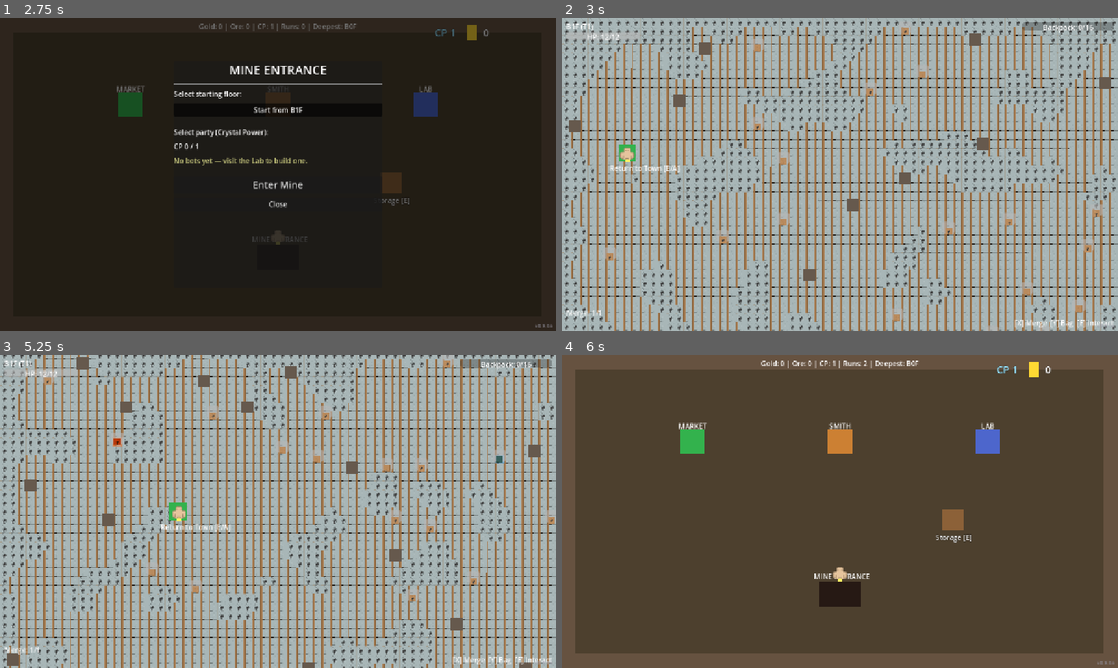
Above: before the commit, frames 1-4 (two rows, left to right).
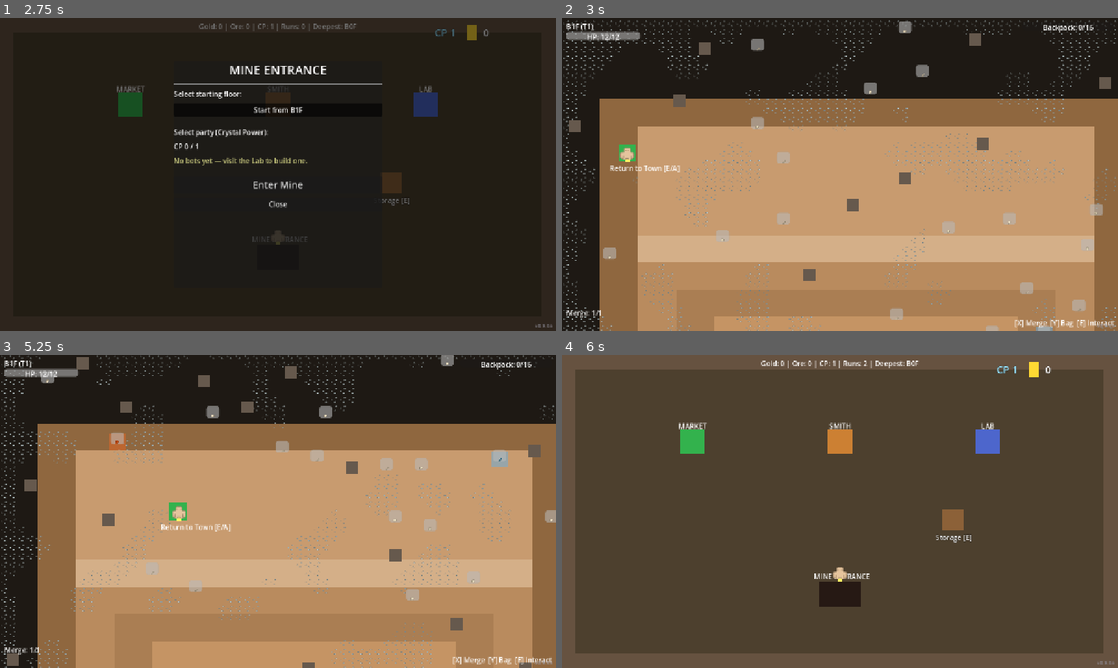
Above: after the commit, the same moments.

Repository: eddiebajaj/myne
Game: Godot game, scene res://scenes/town/town.tscn
Two runs of this game, one before a commit and one after it. Both use one fixed random seed, a clock stepped at 60 frames per second and the inputs below.
Inputs (mouse positions are in pixels of both pictures, inside the frame that each line leads up to):
- Up to frame 1 (2.75 s): tap Enter (ui_accept) at 0.5, 0.77 s; move the mouse to (400, 158) at 0.52 s; hold D (move_right) 0.53-1.25 s; tap Space (action_a) at 0.6 s; click (400, 158) at 0.67 s; click "Start from B1F" at 1.25 s; click "Start from B1F" at 2 s
- Up to frame 2 (3 s): click "Enter Mine" at 2.75 s
- Up to frame 3 (5.25 s): tap Enter (ui_accept) at 3.5, 4.25 s; drag from (166, 527) to (66, 489) at 3.52 s; move the mouse to (333, 442) at 4.27 s; hold D (move_right) 4.28-5 s; tap Tab (action_y) at 4.35 s; click "Enter Mine" at 5 s
- Up to frame 4 (6 s): tap Enter (ui_accept) at 5.75 s; drag from (812, 574) to (739, 533) at 5.77 s

Frame 1 is identical in both runs. In frame 2, 95% of the frame differs, in the area x 0-100%, y 0-100%; in frame 3, 94%; in frame 4, nothing differs.

Commit message:
Revert "Fix Kenney tile coords + floor tiling bug + ore halo size"
This reverts commit 5a660db5a90400619b09c8e036306097b686fa25.

Diff:
--- a/scripts/dungeon/floor_generator.gd
+++ b/scripts/dungeon/floor_generator.gd
@@ -796,14 +796,11 @@
 	rect.size = Vector2(32, 32)
 	rect.position = Vector2(-16, -16)
 	root.add_child(rect); rect.owner = root
-	# Mineral glow — sized just a bit larger than the 16px Kenney ore sprite
-	# so the tint reads as a halo, not a big rectangle behind a small gem
-	# (Sprint 9 post-playtest: old 38×38 halo looked like a "rectangle" framing
-	# the small 16px sprite).
+	# Mineral glow (slightly larger, behind sprite)
 	var glow := ColorRect.new()
 	glow.name = "MineralGlow"
-	glow.size = Vector2(22, 22)
-	glow.position = Vector2(-11, -11)
+	glow.size = Vector2(38, 38)
+	glow.position = Vector2(-19, -19)
 	glow.visible = false
 	glow.show_behind_parent = true
 	root.add_child(glow); glow.owner = root
--- a/scripts/dungeon/mining_floor_controller.gd
+++ b/scripts/dungeon/mining_floor_controller.gd
@@ -57,17 +57,11 @@
 	## entities / player but above the dark ColorRect Background. The ColorRect
 	## stays as a fallback — if the atlas fails to load, the dark color shows
 	## through unchanged.
-	##
-	## Sprint 9 post-playtest: use extract_tile_as_texture (standalone
-	## ImageTexture) instead of AtlasTexture. TextureRect.STRETCH_TILE treats
-	## an AtlasTexture as a single stretched texture, producing "one big brown
-	## rectangle" — extracting the tile as its own ImageTexture lets STRETCH_TILE
-	## repeat the 16×16 pixels correctly across the floor.
-	var floor_tex: ImageTexture = SpriteUtil.extract_tile_as_texture(
+	var floor_atlas: AtlasTexture = SpriteUtil.load_atlas_region(
 		AssetPaths.CAVES_SHEET,
 		AssetPaths.tile_rect(AssetPaths.FLOOR_TILE["col"], AssetPaths.FLOOR_TILE["row"])
 	)
-	if floor_tex == null:
+	if floor_atlas == null:
 		return
 	# Push the fallback Background ColorRect below our textured layer so the
 	# tile texture actually covers it. ColorRect still shows through any gaps
@@ -77,7 +71,7 @@
 		bg_rect.z_index = -20
 	var bg_tex := TextureRect.new()
 	bg_tex.name = "FloorTileBackground"
-	bg_tex.texture = floor_tex
+	bg_tex.texture = floor_atlas
 	bg_tex.stretch_mode = TextureRect.STRETCH_TILE
 	bg_tex.texture_filter = CanvasItem.TEXTURE_FILTER_NEAREST
 	bg_tex.mouse_filter = Control.MOUSE_FILTER_IGNORE
--- a/scripts/util/asset_paths.gd
+++ b/scripts/util/asset_paths.gd
@@ -43,36 +43,36 @@
 const PLAYER_SPRITE := {"sheet": CHARACTER_SHEET, "col": 0, "row": 0}
 
 # Walls — caves sheet has solid grey stone-wall blocks in the mid-upper region.
-# Sprint 9 post-playtest: (6, 2) was hitting a decorative/transparent tile
-# (Eddie: "wall is transparent dots"). Picking (8, 3) — deep inside the solid
-# grey stone block, no edge caps, no decorations.
-# TUNE: Eddie — (9, 3) and (10, 3) are equivalent; (7, 3) and (8, 2) also work.
-const WALL_TILE := {"sheet": CAVES_SHEET, "col": 8, "row": 3}
+# Col 6, row 2 reads as a plain stone block (no top-edge cap) — works as a
+# generic wall face tile when tiled in any direction.
+# TUNE: Eddie — other clean options are (col 7, row 2) and (col 6, row 3).
+# Col 6, row 0-1 have top-edge highlights if you want a ceiling-capped look.
+const WALL_TILE := {"sheet": CAVES_SHEET, "col": 6, "row": 2}
 
 # Floor — plain brown/tan dirt floor tile from the floor grid.
-# Sprint 9 post-playtest: (6, 5) was in a transition area. Picking (12, 4),
-# which sits in the solid brown dirt region (cols 11-14, rows 3-5 are all
-# plain brown dirt, no edges or decoration).
-# TUNE: (11, 4), (13, 4), (12, 3) are all similar solid brown tiles.
-const FLOOR_TILE := {"sheet": CAVES_SHEET, "col": 12, "row": 4}
+# Col 6, row 5 is a solid dirt tile that tiles cleanly.
+# TUNE: (col 7, row 5) is similar; (col 4-5, row 8) is a cooler stone variant.
+const FLOOR_TILE := {"sheet": CAVES_SHEET, "col": 6, "row": 5}
 
 # Ores T1..T4 — keyed by OreData.id (matches _create_ore_types in
-# floor_generator.gd). Sprint 9 post-playtest: re-picked from the actual gem
-# cluster in the sheet. Gems sit in roughly cols 7-13, rows 8-9 — 8 distinct
-# small colored gem sprites. Mineral tints are still applied via `modulate`
-# on top of these sprites. Missing entries or load failures fall through to
-# the ColorRect fallback in ore_node.gd.
+# floor_generator.gd). Caves sheet has small ore-pebble sprites in the
+# top-left area (rows ~2-3) and colored gem sprites in the middle area
+# (rows ~7-8). Mineral tints are still applied via `modulate` on top of
+# these sprites. Missing entries or load failures fall through to the
+# ColorRect fallback in ore_node.gd.
 #
-# TUNE: Eddie — if a gem reads as the wrong colour on-screen, the tile coords
-# here are easier to swap than the sheet. Adjacent cells in the gem cluster
-# are all viable alternatives.
+# TUNE: Eddie — these coords are first-pass picks from eyeballing the
+# sheet preview. Rough regions:
+#   - col 0-2, row 2: grey / brown / yellow pebble clumps (T1–T2 fits)
+#   - col 5-8, row 7-8: colored gem sprites (T3–T4 flashier look)
+# Adjust (col, row) per ore to taste.
 const ORE_SPRITES := {
-	"iron":     {"sheet": CAVES_SHEET, "col": 8,  "row": 8},   # grey/silver gem
-	"copper":   {"sheet": CAVES_SHEET, "col": 10, "row": 9},   # orange/brown gem
-	"crystal":  {"sheet": CAVES_SHEET, "col": 9,  "row": 8},   # blue/cyan gem
-	"silver":   {"sheet": CAVES_SHEET, "col": 11, "row": 8},   # pale/white gem
-	"gold_ore": {"sheet": CAVES_SHEET, "col": 7,  "row": 9},   # yellow gem
-	"obsidian": {"sheet": CAVES_SHEET, "col": 13, "row": 9},   # dark/black gem
-	"diamond":  {"sheet": CAVES_SHEET, "col": 12, "row": 8},   # clear/white gem
-	"mythril":  {"sheet": CAVES_SHEET, "col": 11, "row": 9},   # purple/magenta gem
+	"iron":     {"sheet": CAVES_SHEET, "col": 0, "row": 2},  # grey pebble cluster
+	"copper":   {"sheet": CAVES_SHEET, "col": 1, "row": 2},  # brown/orange pebble
+	"crystal":  {"sheet": CAVES_SHEET, "col": 5, "row": 7},  # blue gem
+	"silver":   {"sheet": CAVES_SHEET, "col": 2, "row": 2},  # pale/yellow pebble
+	"gold_ore": {"sheet": CAVES_SHEET, "col": 6, "row": 7},  # yellow gem
+	"obsidian": {"sheet": CAVES_SHEET, "col": 7, "row": 8},  # dark/purple gem
+	"diamond":  {"sheet": CAVES_SHEET, "col": 5, "row": 8},  # light cyan gem
+	"mythril":  {"sheet": CAVES_SHEET, "col": 6, "row": 8},  # magenta/purple gem
 }
--- a/scripts/util/sprite_util.gd
+++ b/scripts/util/sprite_util.gd
@@ -47,37 +47,6 @@
 	atlas.atlas = base_tex
 	atlas.region = rect
 	return atlas
-
-
-static func extract_tile_as_texture(sheet_path: String, rect: Rect2) -> ImageTexture:
-	## Extracts a sub-region from `sheet_path` as a standalone ImageTexture.
-	##
-	## Use this when you need a tile texture that *tiles* correctly in a
-	## TextureRect with STRETCH_TILE — AtlasTexture + STRETCH_TILE stretches
-	## the atlas region across the whole rect instead of tiling it (Godot bug).
-	## An ImageTexture holds only the tile's pixels, so STRETCH_TILE repeats it.
-	##
-	## Returns null if the sheet is missing / fails to load.
-	if sheet_path.is_empty():
-		return null
-	if not ResourceLoader.exists(sheet_path):
-		return null
-	var base_tex: Texture2D = load(sheet_path) as Texture2D
-	if base_tex == null:
-		return null
-	var base_img: Image = base_tex.get_image()
-	if base_img == null:
-		return null
-	# Clamp rect to image bounds just in case; get_region silently returns an
-	# empty image on out-of-bounds reads otherwise.
-	var src_rect := Rect2i(
-		int(rect.position.x), int(rect.position.y),
-		int(rect.size.x), int(rect.size.y)
-	)
-	var region_img: Image = base_img.get_region(src_rect)
-	if region_img == null or region_img.is_empty():
-		return null
-	return ImageTexture.create_from_image(region_img)
 
 
 static func try_sprite_or_colorrect(
